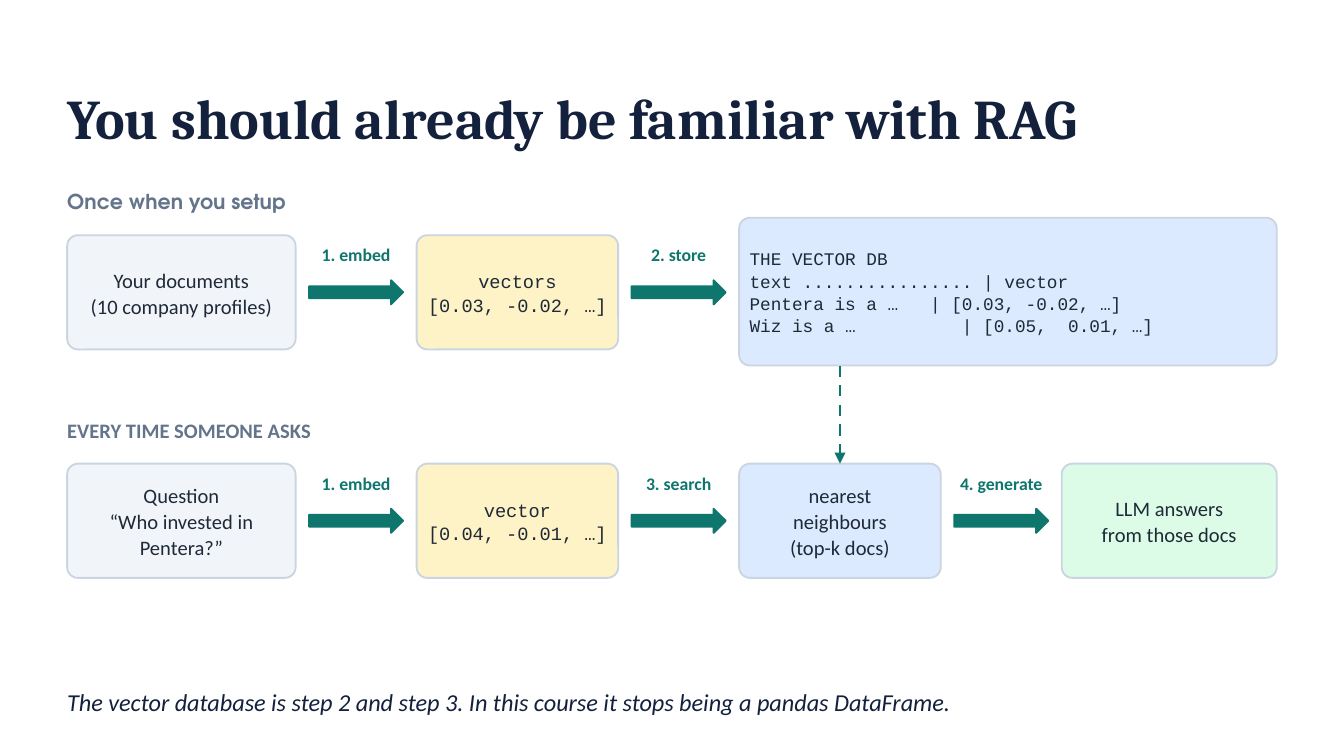
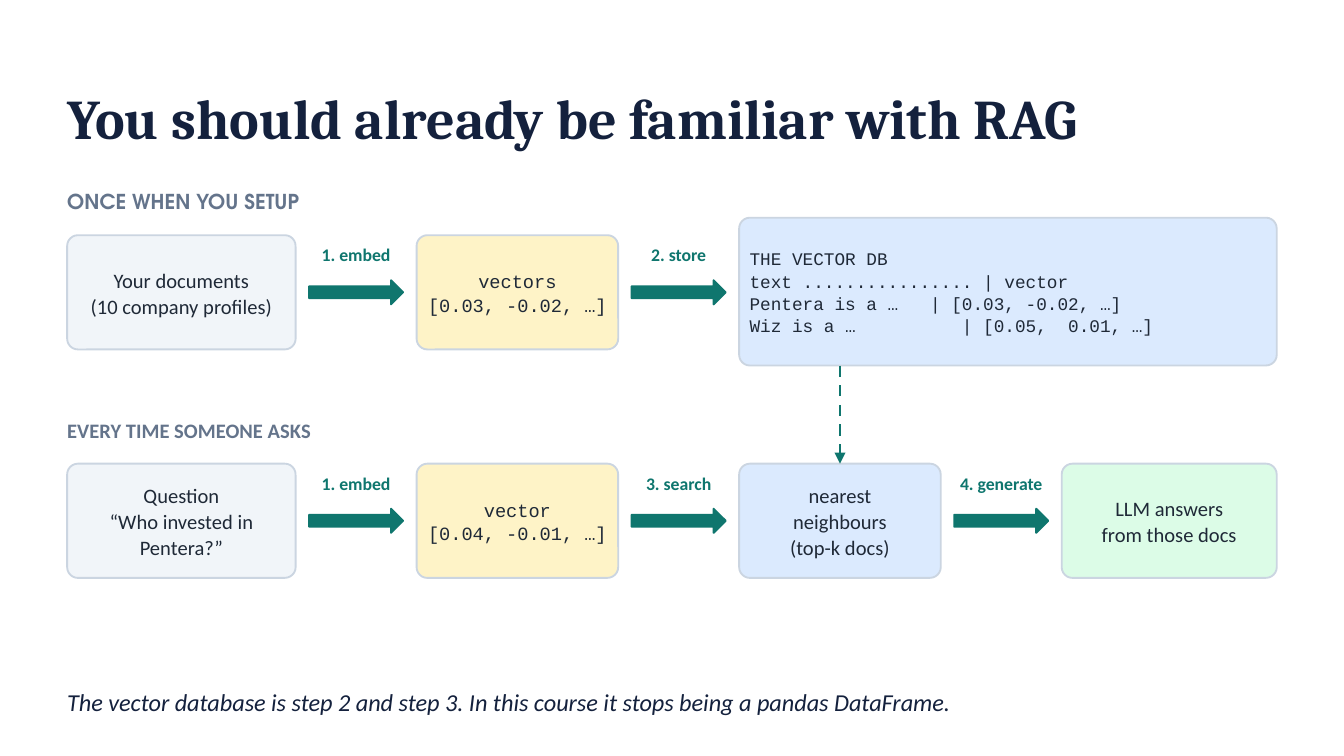
Before and after one commit to robertbarcik/vector_databases-tutorial, a slide deck: slide 2 of 0_vector_databases_intro.pptx. Drawn at 1344x756 pixels with LibreOffice and Linux fonts; fonts in the diff are those of the drawing. Boxes give left, top, right and bottom in pixels: in the first picture for what was removed or moved away, otherwise in the second. Text is boxed around its words. In the diff, an @@ line names an element or a change of style, - is before the commit and + after.

```diff
--- a/0_vector_databases_intro.pptx
+++ b/0_vector_databases_intro.pptx
@@ text at <box>67,193,299,209</box>: text changed @@
-Once when you setup
+ONCE WHEN YOU SETUP
```
Also in this commit, not shown: 1 slide added, 5 other files.
